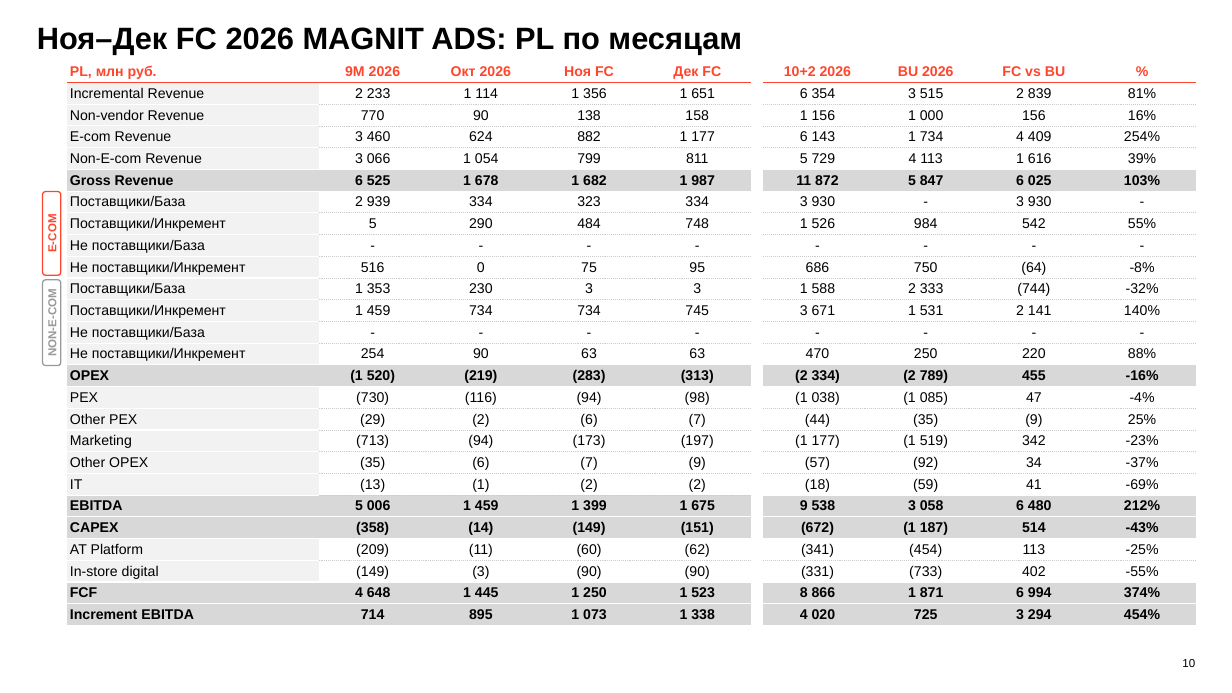
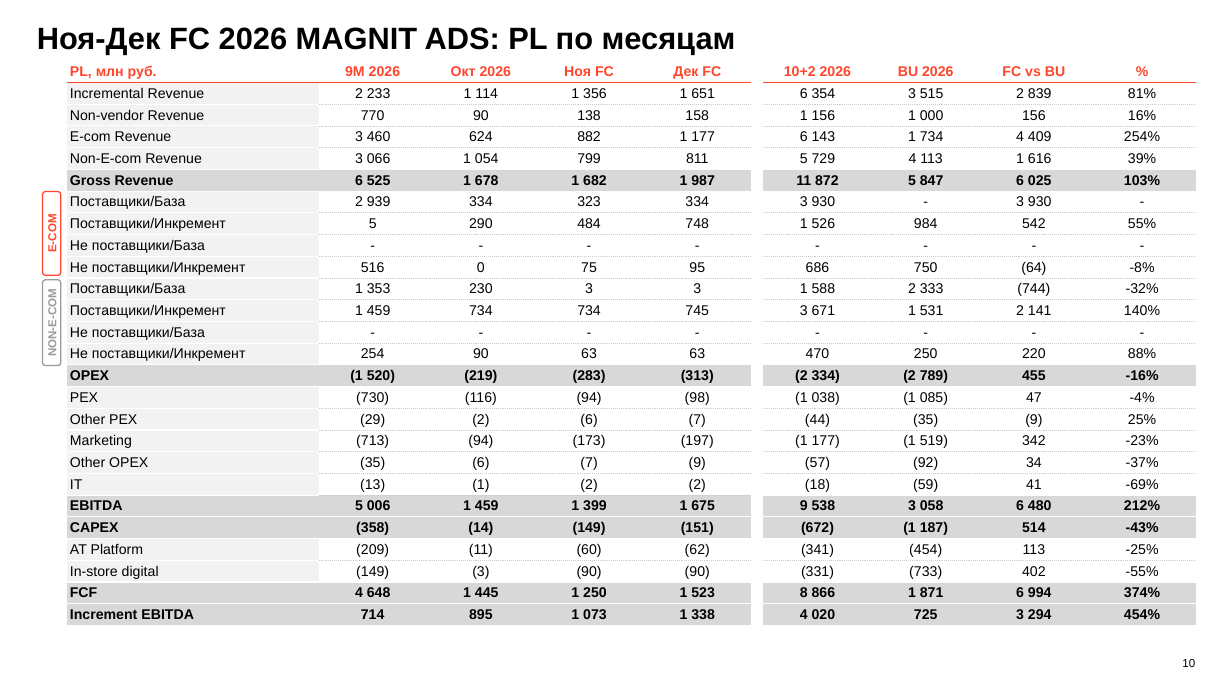
Before and after one commit to DenisMagnit/1, a slide deck: slide 10 of AT_FIN_OCT_2026.pptx. Drawn at 1232x693 pixels with LibreOffice and Linux fonts; fonts in the diff are those of the drawing; background and template pictures are left out. Boxes give left, top, right and bottom in pixels: in the first picture for what was removed or moved away, otherwise in the second. Text is boxed around its words. In the diff, an @@ line names an element or a change of style, - is before the commit and + after.

```diff
--- a/AT_FIN_OCT_2026.pptx
+++ b/AT_FIN_OCT_2026.pptx
@@ text at (37, 27, 736, 54): text changed @@
-Ноя–Дек FC 2026 MAGNIT ADS: PL по месяцам
+Ноя-Дек FC 2026 MAGNIT ADS: PL по месяцам
```
Also in this commit, not shown: 8 other slides changed, 1 slide added, 1 slide removed.
